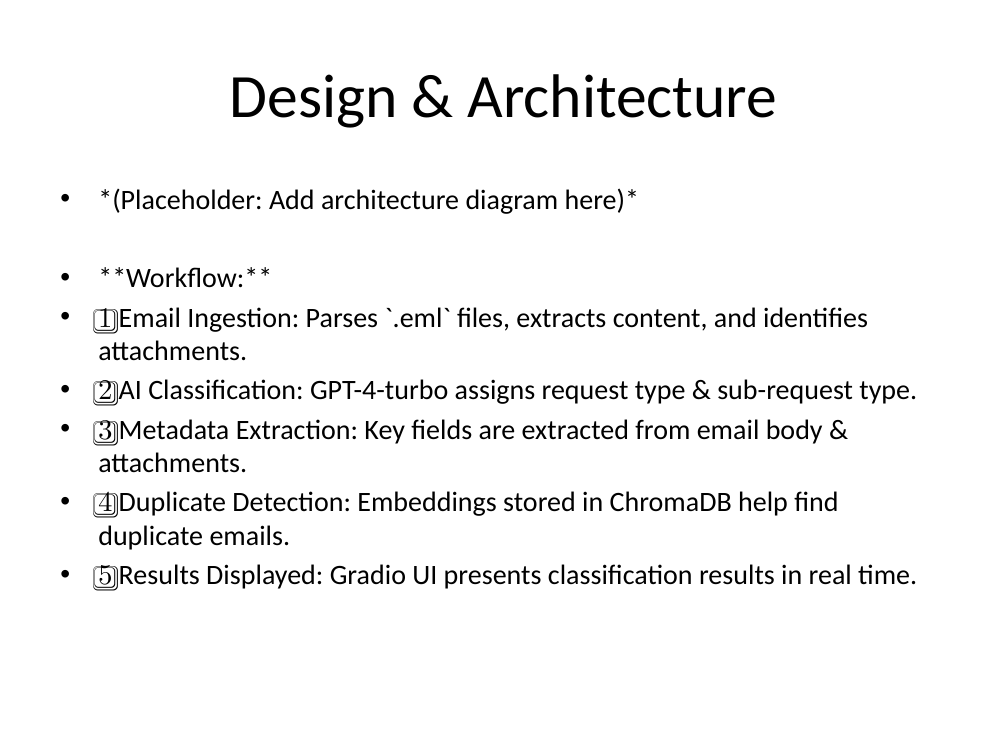
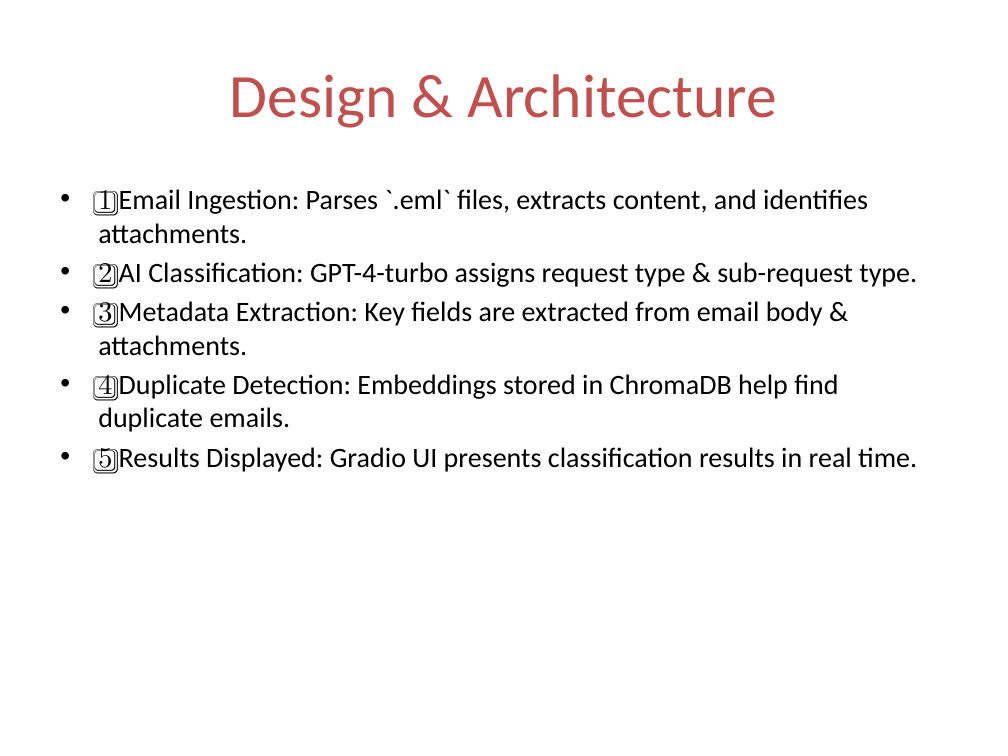
Before and after one commit to ewfx/gaied-ai-sparklers, a slide deck: slide 5 of artifacts/arch/AI_Email_Classification_Presentation.pptx. Drawn at 1008x756 pixels with LibreOffice and Linux fonts; fonts in the diff are those of the drawing. Boxes give left, top, right and bottom in pixels: in the first picture for what was removed or moved away, otherwise in the second. Text is boxed around its words. In the diff, an @@ line names an element or a change of style, - is before the commit and + after.

```diff
--- a/artifacts/arch/AI_Email_Classification_Presentation.pptx
+++ b/artifacts/arch/AI_Email_Classification_Presentation.pptx
@@ title "Design & Architecture" at (230, 74, 777, 128): text colour #000000 to #C0504D @@
@@ text at (98, 188, 640, 288): paragraphs removed @@
-• *(Placeholder: Add architecture diagram here)*
-• **Workflow:**
```
Also in this commit, not shown: 6 other slides changed.
